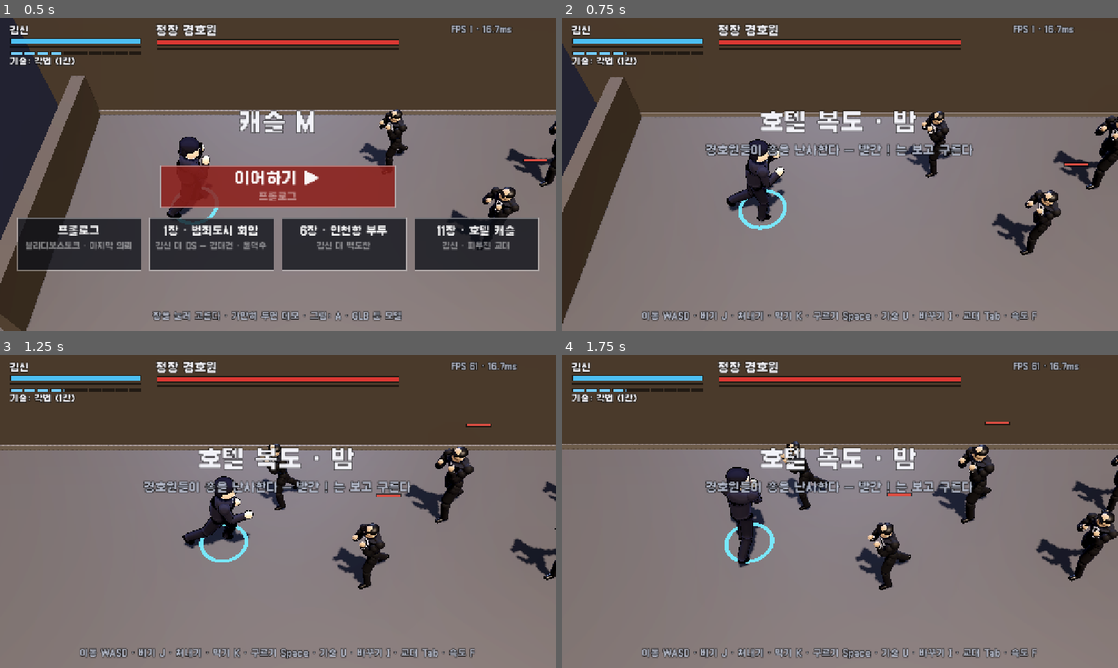
Above: before the commit, frames 1-4 (two rows, left to right).
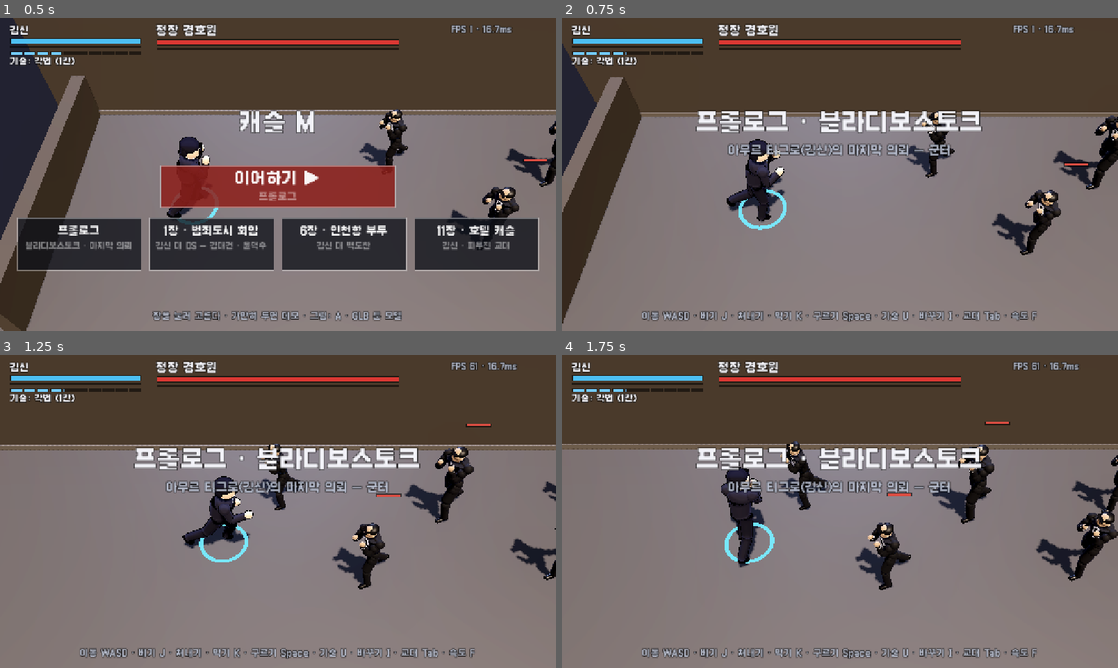
Above: after the commit, the same moments.

Repository: hipiboy7/castle_M3D
Game: Godot game, scene res://main.tscn
Two runs of this game, one before a commit and one after it. Both use one fixed random seed, a clock stepped at 60 frames per second and the inputs below.
Inputs (mouse positions are in pixels of both pictures, inside the frame that each line leads up to):
- Up to frame 1 (0.5 s): no input
- Up to frame 2 (0.75 s): tap Enter (accept) at 0.5 s; move the mouse to (962, 158) at 0.52 s; hold D (right) from 0.53 s (still down); tap Tab (swap) at 0.6 s; click (962, 158) at 0.67 s
- Up to frame 3 (1.25 s): keep holding D (right)
- Up to frame 4 (1.75 s): release D (right) at 1.25 s; drag from (728, 527) to (812, 574) at 1.27 s

Frame 1 is identical in both runs. In frame 2, 3.5% of the frame differs, in the area x 24-76%, y 29-45%; in frame 3, 3.6%; in frame 4, 3.6%.

Commit message:
장 첫 글이 첫 방 글에 덮이던 것(11장도): 첫 방 글을 첫 글 뒤로 늦춤(line 신호 늦춤 칸) · 폰확인 v0.5.0-rc.1(프롤로그 · 1장)
Co-Authored-By: Claude Opus 5.5 <noreply@anthropic.com>

Diff:
--- a/src/combat/stage.gd
+++ b/src/combat/stage.gd
@@ -5,7 +5,7 @@
 ## world · hero(지금 조작하는 사람) · boss(화면 위 큰 막대에 보일 적, 없으면 null) + kind "stage" · heroes · enemies · allies.
 ## 방 · 역할 · 시점은 장 표(src/data/campaign.gd 가 장 id 로 고른다 — ch0 prologue · ch1 hoeam · ch11 hotel), 1층(등급 · 능력치 · 기술)은 castle_common → 없으면 src/data/addendum.gd(3D 덧붙임).
 ## 판 끝: 마지막 방(end)에 닿으면 win, 조작하는 사람이 다 쓰러지면 lose(world.over). 신겐은 체력 yield_at 에서 길을 내준다(062).
-## 신호(world.events 에 더함): ["room", 방 번호] · ["line", 제목, 작은 글, 초] · ["swap", 새로 조작하는 사람] · ["yield", 적]
+## 신호(world.events 에 더함): ["room", 방 번호] · ["line", 제목, 작은 글, 초, (늦춤 초)] · ["swap", 새로 조작하는 사람] · ["yield", 적]
 
 const Fighter = preload("res://src/combat/fighter.gd")
 const World = preload("res://src/combat/world.gd")
@@ -123,10 +123,10 @@
 	return f
 
 
-static func _line(d: Dictionary, key: String, secs := 2.6) -> void:
+static func _line(d: Dictionary, key: String, secs := 2.6, delay := 0.0) -> void:
 	var v = Lines.at("%s.rooms.%s.%s" % [d["tbl"].LINES, d["room"]["id"], key])
 	if v is Array and v.size() >= 2:
-		d["world"].events.append(["line", str(v[0]), str(v[1]), secs])
+		d["world"].events.append(["line", str(v[0]), str(v[1]), secs, delay])
 
 
 static func _enter(d: Dictionary, i: int) -> void:
@@ -167,10 +167,12 @@
 	d["t"] = 0
 	d["fight_t"] = 0
 	w.events.append(["room", i])
-	if i == 0:
+	var after := 0.0
+	if i == 0:                                       # 장 첫 글 → 그 뒤에 첫 방 글(같은 순간이면 첫 글이 덮여 안 보인다)
 		var st = Lines.at(T.LINES + ".start")
-		w.events.append(["line", str(st["text"]), str(st["sub"]), 2.4])
-	_line(d, "enter", 3.0)
+		w.events.append(["line", str(st["text"]), str(st["sub"]), 2.4, 0.0])
+		after = 2.4
+	_line(d, "enter", 3.0, after)
 	_focus(d)
 
 
--- a/src/view/event_fx.gd
+++ b/src/view/event_fx.gd
@@ -150,7 +150,8 @@
 			"line":
 				# 엇박 % · 기절 글자와 같은 순간이면 조금 뒤에(rc.2 리뷰 5 와 같은 까닭)
 				var busy: bool = w.events.any(func(x): return x[0] == "lethal" or x[0] == "stun")
-				hud.message(str(e[1]), str(e[2]), float(e[3]), 1.2 if busy else 0.0)
+				var late: float = float(e[4]) if e.size() > 4 else 0.0     # 장 첫 글 뒤의 첫 방 글(stage.gd _enter)
+				hud.message(str(e[1]), str(e[2]), float(e[3]), maxf(late, 1.2 if busy else 0.0))
 			"swap":
 				fx.pop(Vector3(e[1].pos.x, 2.5, e[1].pos.y), "%s · %s" % [str(Lines.at("ch11.swap")), e[1].name],
 					Color(0.6, 0.9, 1.0), 48, 0.9)
Not shown, changed: docs/폰확인.md
